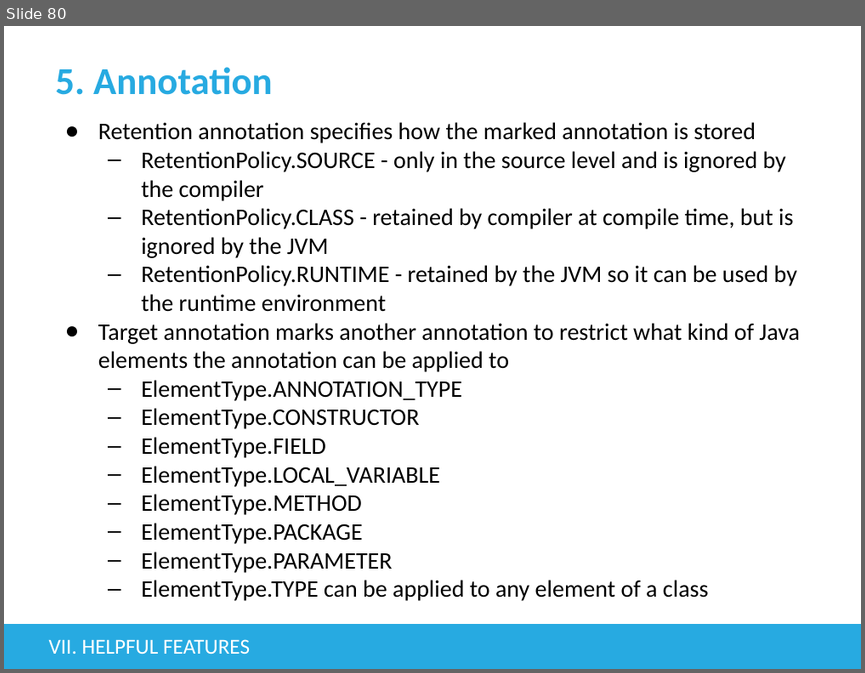
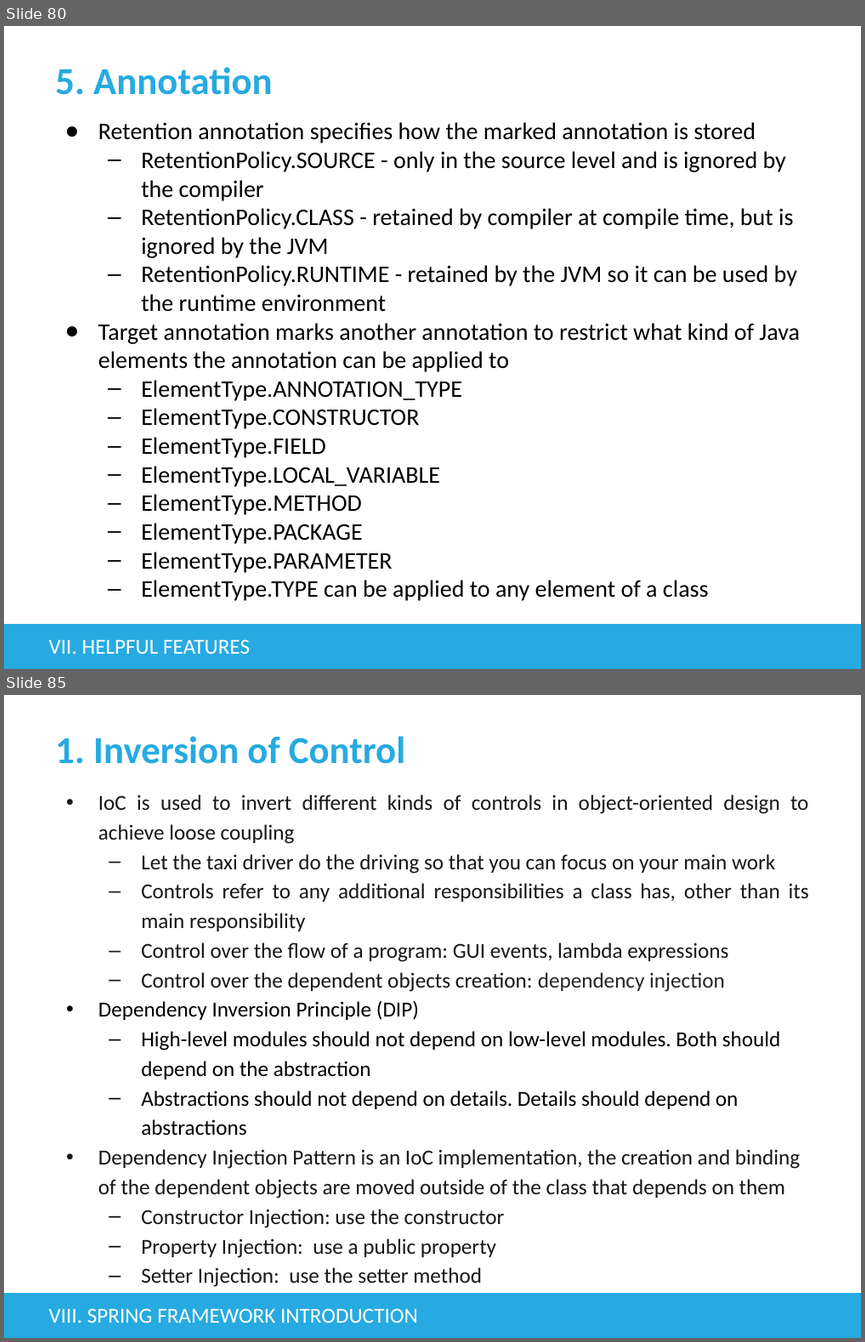
Before and after one commit to tienphat14/java-exercise, a slide deck: src/main/resources/Basic Java.pptx. Shown one above the other, each under a label of ours: slide 80 before the commit, slides 80 and 85 after it; the slides between them are not shown. The pictures are 865x673 and 865x1342 pixels, drawn with LibreOffice and Linux fonts; fonts in the diff are those of the drawing; background and template pictures are left out. Boxes give left, top, right and bottom in pixels: in the first picture for what was removed or moved away, otherwise in the second. Text is boxed around its words. In the diff, an @@ line names an element or a change of style, - is before the commit and + after.

Commit message:
common design pattern

```diff
--- a/src/main/resources/Basic Java.pptx
+++ b/src/main/resources/Basic Java.pptx
@@ slide 85 added at (4,695,861,1338), background #FFFFFF; not listed: 1 template element that a slide beside it also shows @@
@@ title added at (55,736,405,764), 32 pt, text #27AAE1, bold @@
+1. Inversion of Control
@@ text added at (98,794,809,1287), 18 pt, text #181717 @@
+• IoC is used to invert different kinds of controls in object-oriented design to achieve loose coupling
+  – Let the taxi driver do the driving so that you can focus on your main work
+  – Controls refer to any additional responsibilities a class has, other than its main responsibility
+  – Control over the flow of a program: GUI events, lambda expressions
+  – Control over the dependent objects creation: dependency injection
+• Dependency Inversion Principle (DIP)
+  – High-level modules should not depend on low-level modules. Both should depend on the abstraction
+  – Abstractions should not depend on details. Details should depend on abstractions
+• Dependency Injection Pattern is an IoC implementation, the creation and binding of the dependent objects are moved outside of the class that depends on them
+  – Constructor Injection: use the constructor
+  – Property Injection: use a public property
+  – Setter Injection: use the setter method
@@ text added at (49,1308,418,1322), 18 pt, text #FFFFFF @@
+VIII. SPRING FRAMEWORK INTRODUCTION
```
Also in this commit, not shown: 10 slides changed, 18 other slides added, 24 other files.
